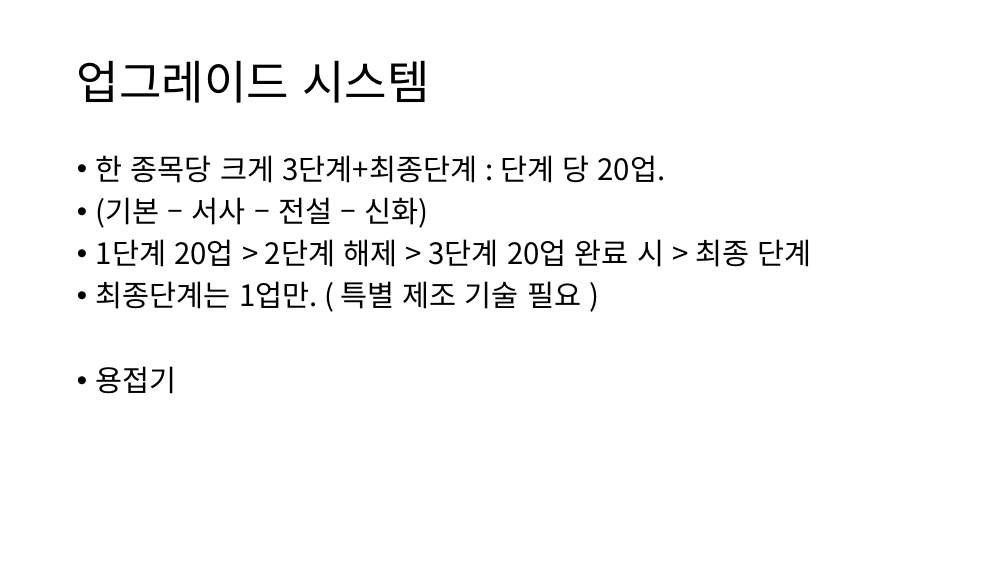
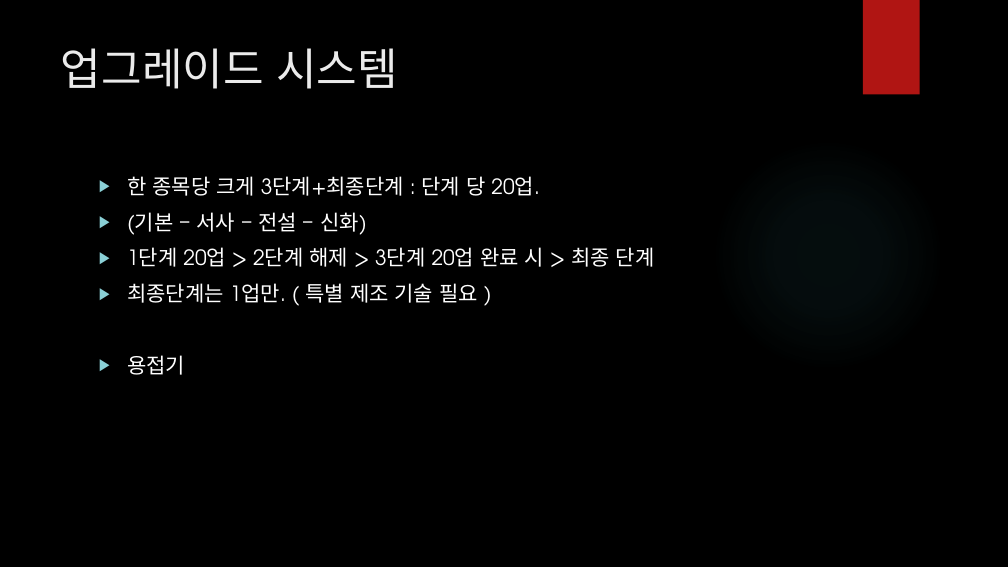
Before and after one commit to SungMinseok/IdleTerran1, a slide deck: slide 6 of SCV 24 기획안.pptx. Drawn at 1008x567 pixels with LibreOffice and Linux fonts; fonts in the diff are those of the drawing; background and template pictures are left out. Boxes give left, top, right and bottom in pixels: in the first picture for what was removed or moved away, otherwise in the second. Text is boxed around its words. In the diff, an @@ line names an element or a change of style, - is before the commit and + after.

```diff
--- a/SCV 24 기획안.pptx
+++ b/SCV 24 기획안.pptx
@@ background #FFFFFF to picture (left out) @@
@@ rectangle added at bbox=[863, 0, 920, 95], fill #B01513 @@
@@ title "업그레이드 시스템": place and size @@
-title "업그레이드 시스템" at bbox=[77, 60, 429, 103]
+title "업그레이드 시스템" at bbox=[61, 48, 398, 89]
@@ title "업그레이드 시스템" at bbox=[61, 48, 398, 89]: size 44 to 42 pt, font Noto Sans CJK KR to TeX Gyre Adventor, text colour #000000 to #EBEBEB; line spacing 0.9 to 1; vertical alignment middle to top @@
@@ ellipse added at bbox=[712, 138, 944, 371], fill gradient #50B9C1 @@
@@ text "한 종목당 크게 3단계+최종단계 : ...": place and size @@
-text "한 종목당 크게 3단계+최종단계 : ..." at bbox=[96, 155, 811, 394]
+text "한 종목당 크게 3단계+최종단계 : ..." at bbox=[127, 176, 655, 375]
@@ text "한 종목당 크게 3단계+최종단계 : ..." at bbox=[127, 176, 655, 375]: size 28 to 20 pt, font Noto Sans CJK KR to TeX Gyre Adventor, text colour #000000 to #FFFFFF; bullet • to ▶; line spacing 0.9 to 1 @@
```
Also in this commit, not shown: 21 other slides changed, 14 slides added, 4 other files.
